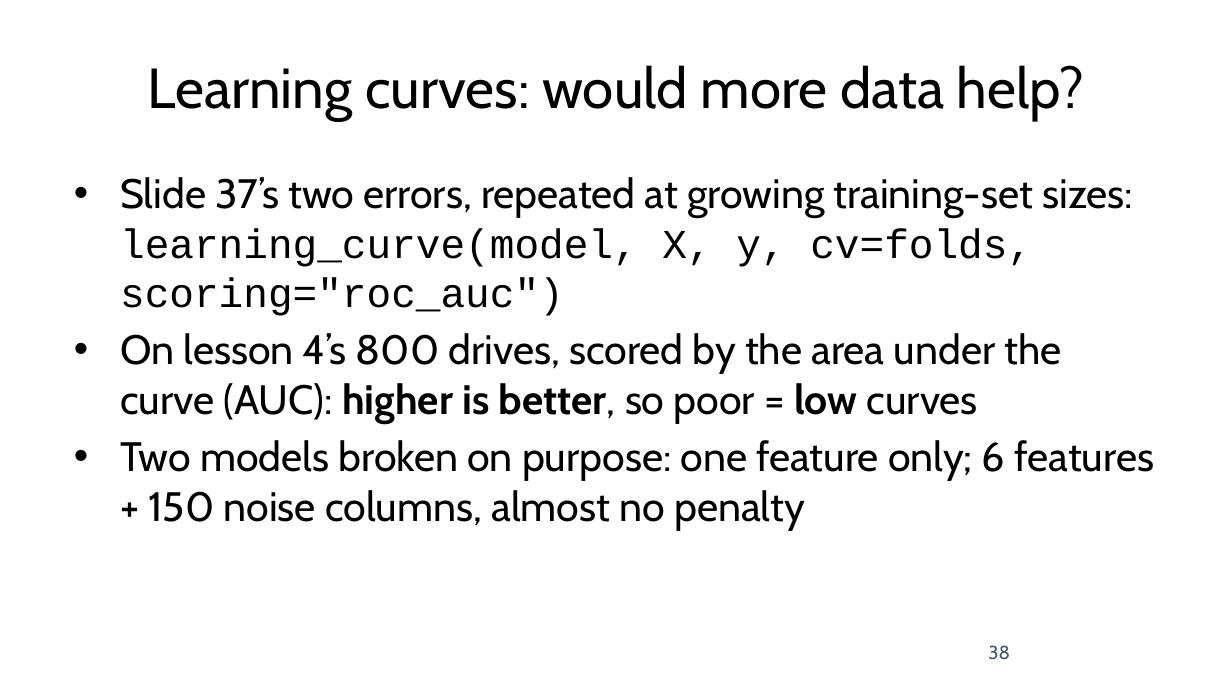
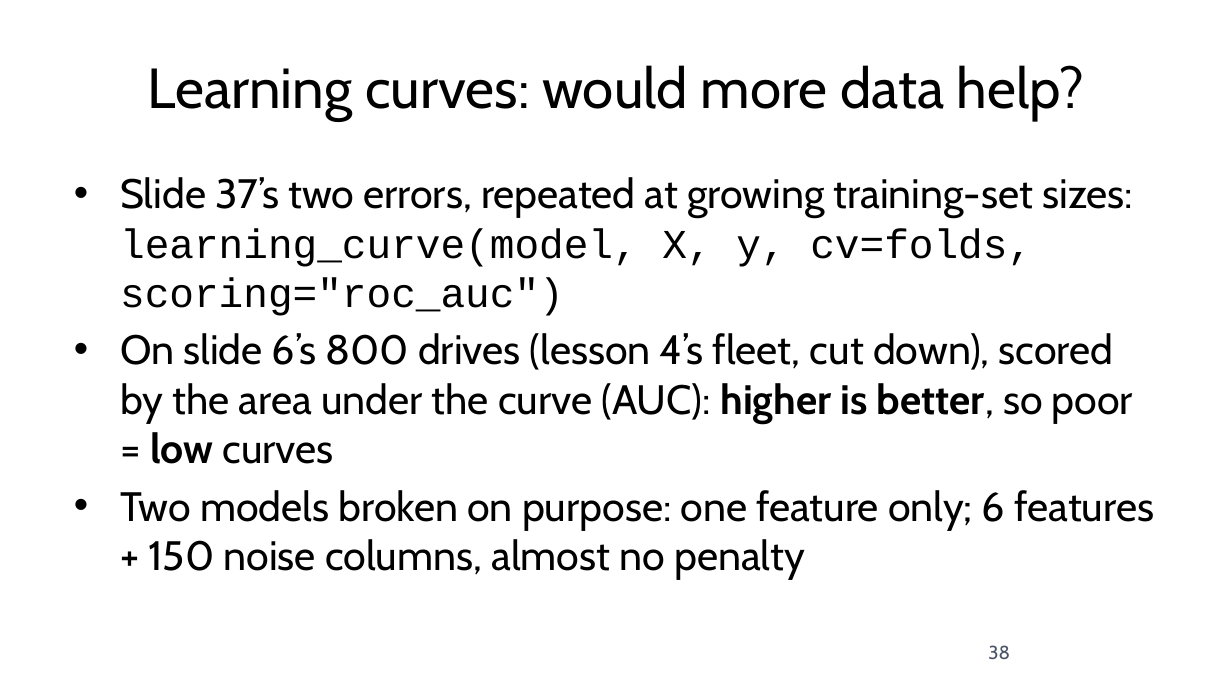
Before and after one commit to fabioantonini/technologies-for-artificial-intelligence, a slide deck: slide 38 of Lessons/05_experimental_methodology/Slides/experimental_methodology_slides.pptx. Drawn at 1232x693 pixels with LibreOffice and Linux fonts; fonts in the diff are those of the drawing; background and template pictures are left out. Boxes give left, top, right and bottom in pixels: in the first picture for what was removed or moved away, otherwise in the second. Text is boxed around its words. In the diff, an @@ line names an element or a change of style, - is before the commit and + after.

```diff
--- a/Lessons/05_experimental_methodology/Slides/experimental_methodology_slides.pptx
+++ b/Lessons/05_experimental_methodology/Slides/experimental_methodology_slides.pptx
@@ text at <box>120,333,1133,464</box>: text changed @@
-• On lesson 4’s 800 drives, scored by the area under the curve (AUC): higher is better, so poor = low curves
+• On slide 6’s 800 drives (lesson 4’s fleet, cut down), scored by the area under the curve (AUC): higher is better, so poor = low curves
```
Also in this commit, not shown: 27 other slides changed, 21 other files.
